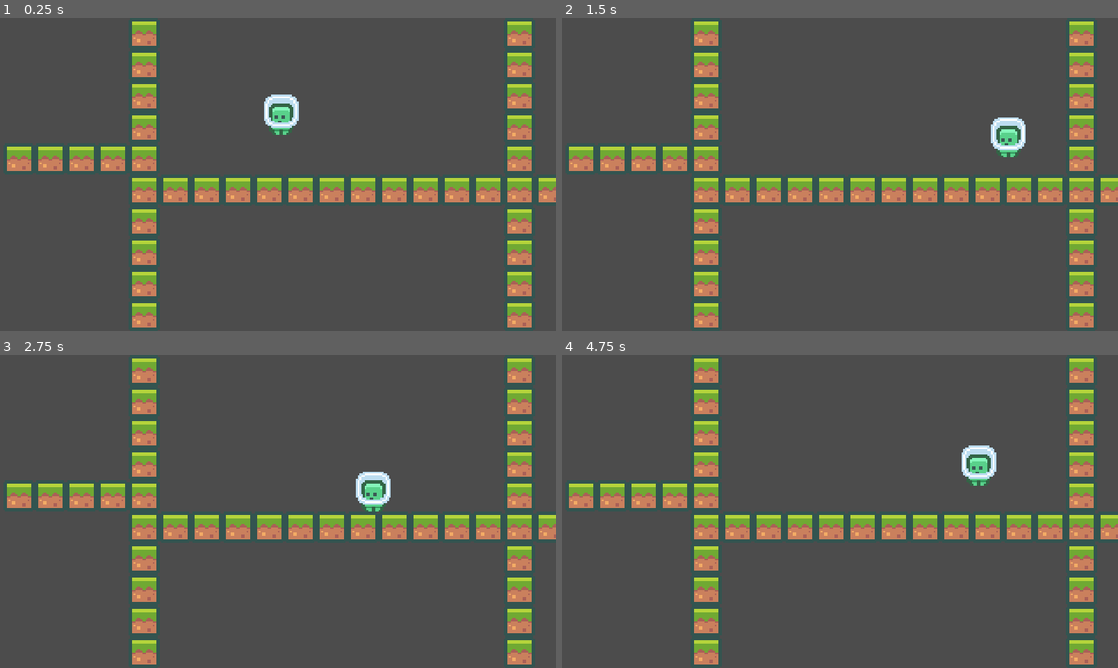
Above: before the commit, frames 1-4 (two rows, left to right).
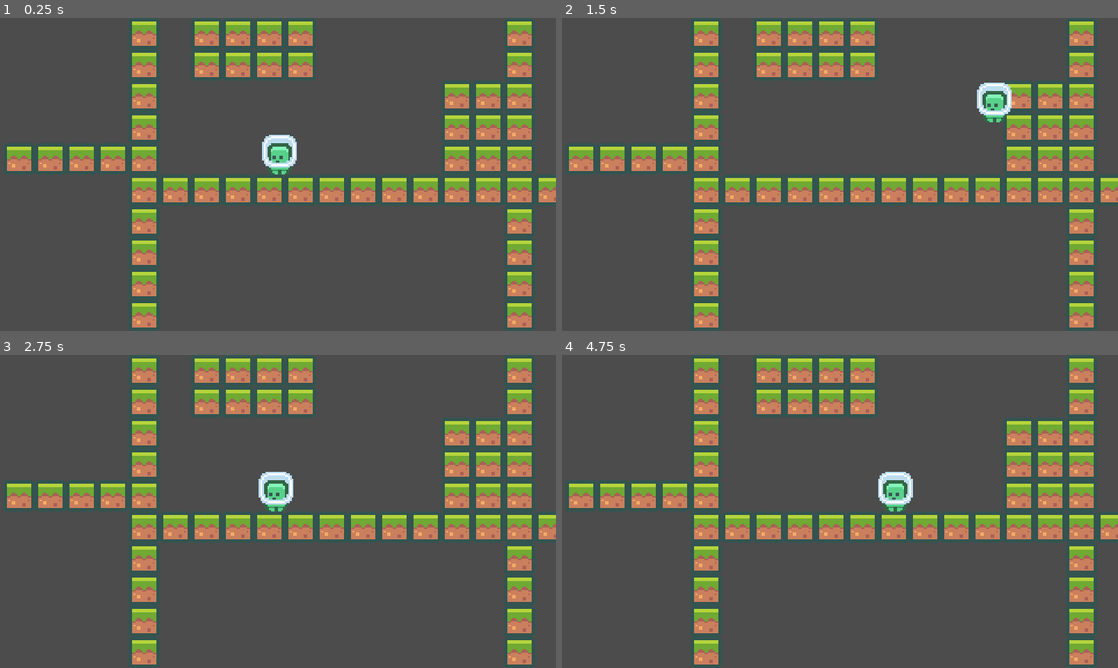
Above: after the commit, the same moments.

Repository: fremydev/2dPlatformerGodot3
Game: Godot game, scene res://scenes/view.tscn
Same seed, same stepped clock (60 frames per second), same inputs: the game is played once before the commit and once after it.
Inputs:
- Up to frame 1 (0.25 s): no input
- Up to frame 2 (1.5 s): hold W (jump) 0.53-1.28 s; hold D (move_right) from 0.53 s (still down); tap W (jump) at 1.35 s
- Up to frame 3 (2.75 s): tap W (jump) at 1.52, 1.82 s; release D (move_right) at 2.03 s; hold A (move_left) from 2.03 s (still down); hold W (jump) from 2.03 s (still down)
- Up to frame 4 (4.75 s): release A (move_left) at 2.78 s; release W (jump) at 2.78 s; hold D (move_right) 2.78-4.28 s; tap W (jump) at 2.85, 3.02, 3.32, 4.35, 4.52 s; hold W (jump) 3.53-4.28 s; hold A (move_left) from 4.28 s (still down)

The runs differ from the first frame. In frame 1, 9.1% of the frame differs, in the area x 34-91%, y 0-50%; in frame 2, 8.5%; in frame 3, 9.1%; in frame 4, 9.1%.

Commit message:
improve player controller

Diff:
--- a/scenes/Player.gd
+++ b/scenes/Player.gd
@@ -1,8 +1,10 @@
 extends KinematicBody2D
 
-const GRAVITY: int = 300
-const MAXHSPEED: int = 100
-const JUMPSPEED: int = 100
+const GRAVITY: int = 1000
+const MAXHSPEED: int = 133
+const JUMPSPEED: int = 360
+const HORIZONTALAC: int = 2200
+const JUMPTERMULT: int = 4
 var velocity: Vector2 = Vector2.ZERO
 
 
@@ -11,9 +13,18 @@
 	move_vector.x = Input.get_action_strength("move_right") - Input.get_action_strength("move_left")
 	move_vector.y = -1 if Input.is_action_just_pressed("jump") else 0
 
-	velocity.x = move_vector.x * MAXHSPEED
+	velocity.x += move_vector.x * HORIZONTALAC * delta
+	if move_vector.x == 0:
+		velocity.x = lerp(0, velocity.x, pow(2, -55 * delta))
+
+	velocity.x = clamp(velocity.x, -MAXHSPEED, MAXHSPEED)
 
 	if move_vector.y < 0 and is_on_floor():
 		velocity.y = move_vector.y * JUMPSPEED
-	velocity.y += GRAVITY * delta
+
+	if velocity.y < 0 and !Input.is_action_pressed("jump"):
+		velocity.y += GRAVITY * JUMPTERMULT * delta
+	else:
+		velocity.y += GRAVITY * delta
+
 	velocity = move_and_slide(velocity, Vector2.UP)
--- a/scenes/main.tscn
+++ b/scenes/main.tscn
@@ -14,10 +14,10 @@
 tile_set = ExtResource( 1 )
 cell_size = Vector2( 18, 18 )
 format = 1
-tile_data = PoolIntArray( 327693, 0, 0, 327705, 0, 0, 393229, 0, 0, 393241, 0, 0, 458765, 0, 0, 458777, 0, 0, 524301, 0, 0, 524313, 0, 0, 589833, 0, 0, 589834, 0, 0, 589835, 0, 0, 589836, 0, 0, 589837, 0, 0, 589849, 0, 0, 655373, 0, 0, 6553 …(290 unchanged characters)…
+tile_data = PoolIntArray( 65561, 0, 0, 131097, 0, 0, 196633, 0, 0, 262169, 0, 0, 327693, 0, 0, 327695, 0, 0, 327696, 0, 0, 327697, 0, 0, 327698, 0, 0, 327705, 0, 0, 393229, 0, 0, 393231, 0, 0, 393232, 0, 0, 393233, 0, 0, 393234, 0, 0, 393241, 0, 0, 458765, 0, 0, 458775, 0, 0, 458776, 0, 0, 458777, 0, 0, 524301, 0, 0, 524311, 0, 0, 524312, 0, 0, 524313, 0, 0, 589833, 0, 0, 589834, 0, 0, 589835, 0, 0, 589836, 0, 0, 589837, 0, 0, 589847, 0, 0, 589848, 0, 0, 589849, 0, 0, 655373, 0, 0, 6553 …(290 unchanged characters)…
 
 [node name="Player" type="KinematicBody2D" parent="."]
-position = Vector2( 322, 135 )
+position = Vector2( 321, 142 )
 script = ExtResource( 4 )
 
 [node name="Sprite" type="Sprite" parent="Player"]
